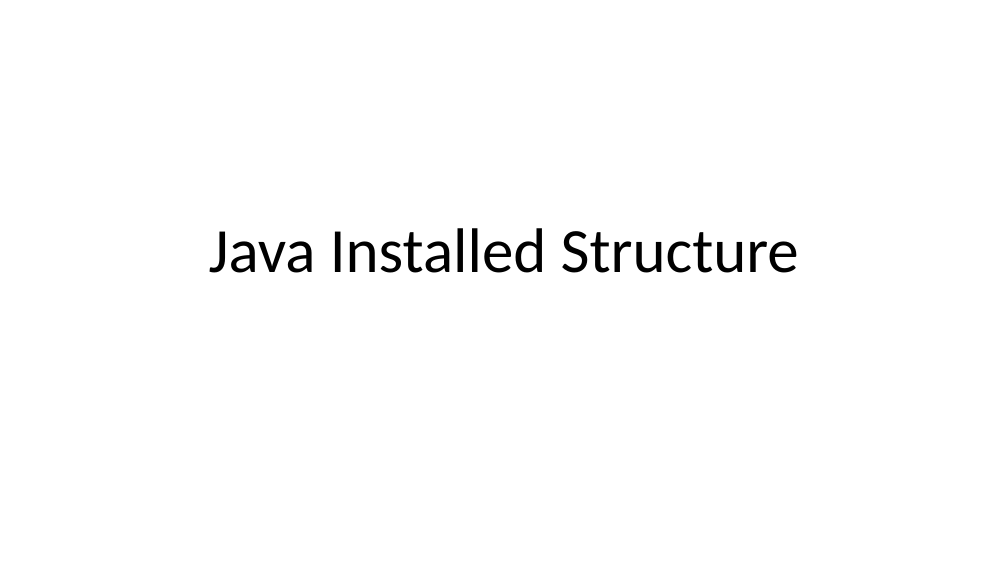
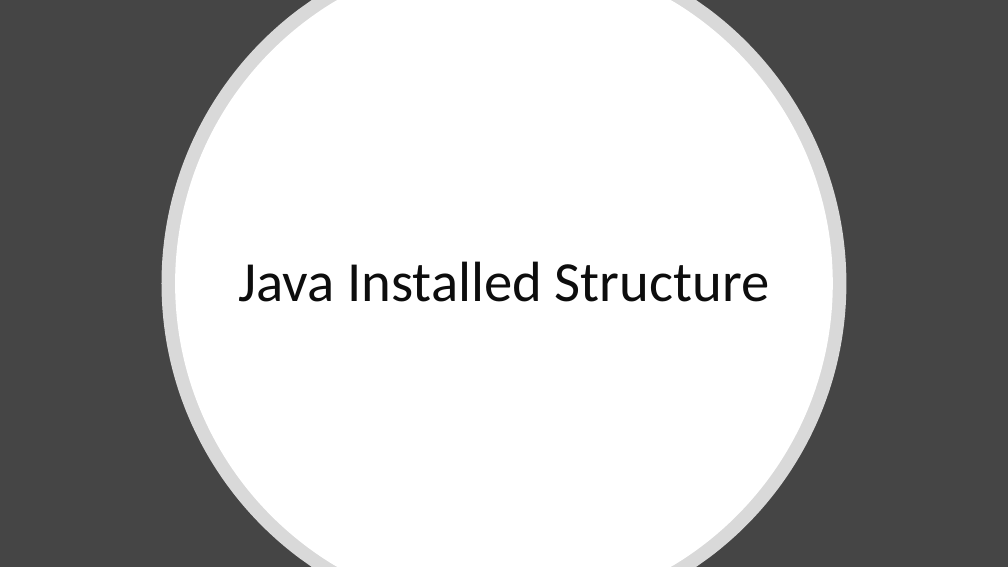
Before and after one commit to adithyavarkuri/Videos, a slide deck: slide 1 of 2.JVM JDK JRE/JDK JVM JRE.pptx. Drawn at 1008x567 pixels with LibreOffice and Linux fonts; fonts in the diff are those of the drawing. Boxes give left, top, right and bottom in pixels: in the first picture for what was removed or moved away, otherwise in the second. Text is boxed around its words. In the diff, an @@ line names an element or a change of style, - is before the commit and + after.

```diff
--- a/2.JVM JDK JRE/JDK JVM JRE.pptx
+++ b/2.JVM JDK JRE/JDK JVM JRE.pptx
@@ background #FFFFFF to #454545 @@
@@ freeform shape added at (162,0,847,567), fill #FFFFFF at 80% opacity @@
@@ freeform shape added at (175,0,833,567), fill #FFFFFF @@
@@ title "Java Installed Structure": place and size @@
-title "Java Installed Structure" at (209,228,799,273)
+title "Java Installed Structure" at (238,261,769,302)
@@ title "Java Installed Structure" at (238,261,769,302): size 60 to 54 pt, text colour #000000 to #0D0D0D; vertical alignment bottom to middle @@
```
Also in this commit, not shown: 5 other files.
